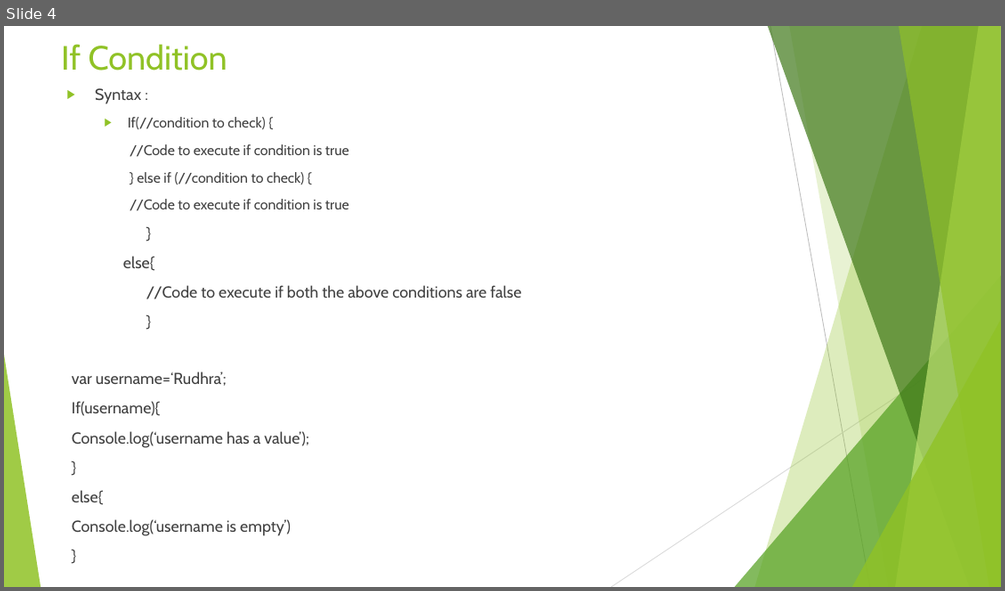
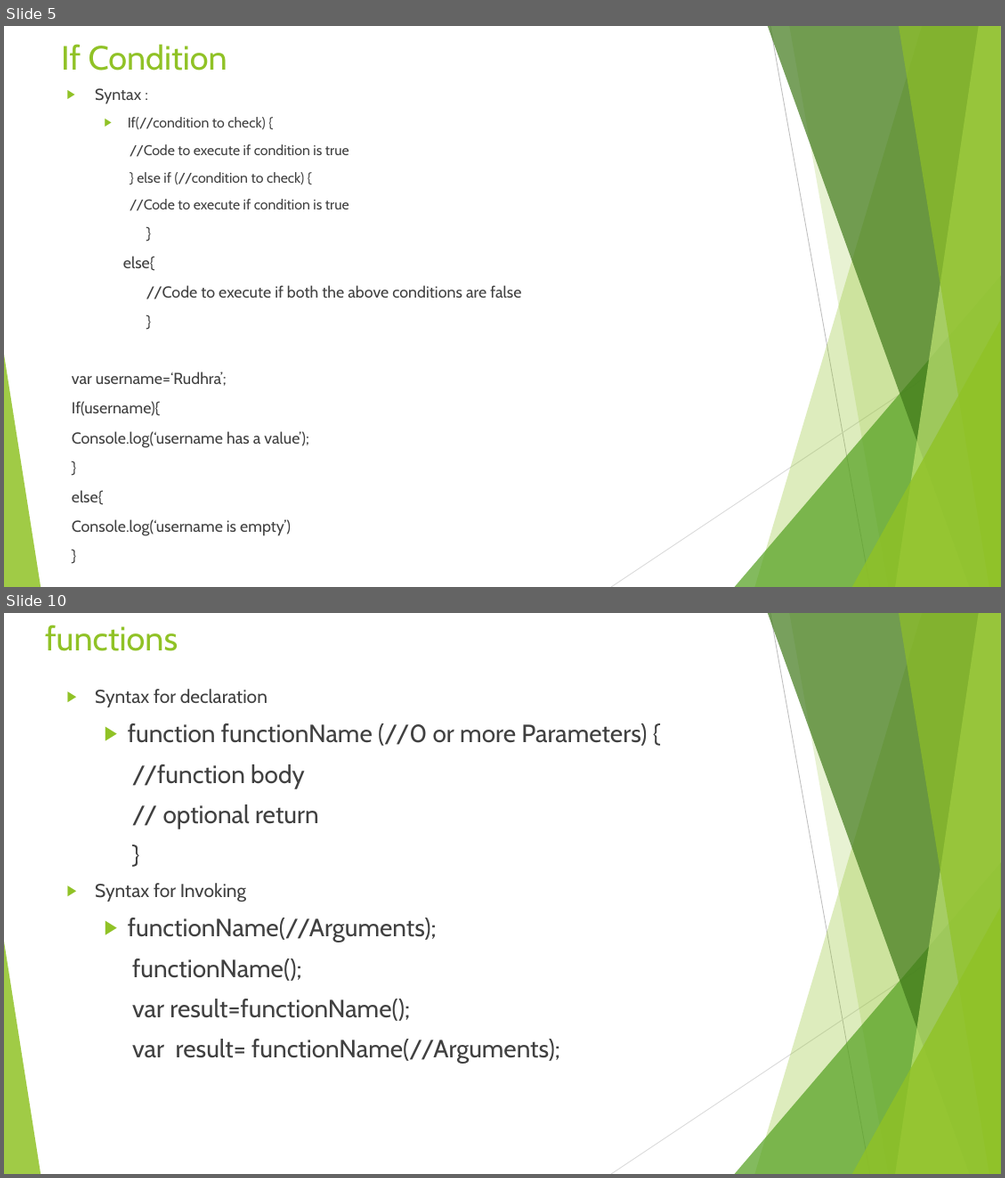
Before and after one commit to rudhrainfogain/JavaScript, a slide deck: PPT/JavaScriptTraining.pptx. Shown one above the other, each under a label of ours: slide 4 before the commit, slides 5 and 10 after it; the slides between them are not shown. The pictures are 1005x591 and 1005x1178 pixels, drawn with LibreOffice and Linux fonts; fonts in the diff are those of the drawing. Boxes give left, top, right and bottom in pixels: in the first picture for what was removed or moved away, otherwise in the second. Text is boxed around its words. In the diff, an @@ line names an element or a change of style, - is before the commit and + after.

```diff
--- a/PPT/JavaScriptTraining.pptx
+++ b/PPT/JavaScriptTraining.pptx
@@ slide 10 added at <box>4,613,1001,1174</box>, background #FFFFFF; not listed: 10 template elements that a slide beside it also shows @@
@@ title added at <box>45,625,178,651</box>, 32.4 pt, text #90C226 @@
+functions
@@ text added at <box>95,689,647,1063</box>, 24 pt, text #404040 @@
+▶ Syntax for declaration
+  ▶ function functionName (//0 or more Parameters) {
+    //function body
+    // optional return
+    }
+▶ Syntax for Invoking
+  ▶ functionName(//Arguments);
+    functionName();
+    var result=functionName();
+    var result= functionName(//Arguments);
@@ what was slide 4 is now slide 5 @@
```
Also in this commit, not shown: 9 other slides added, 7 other files.
